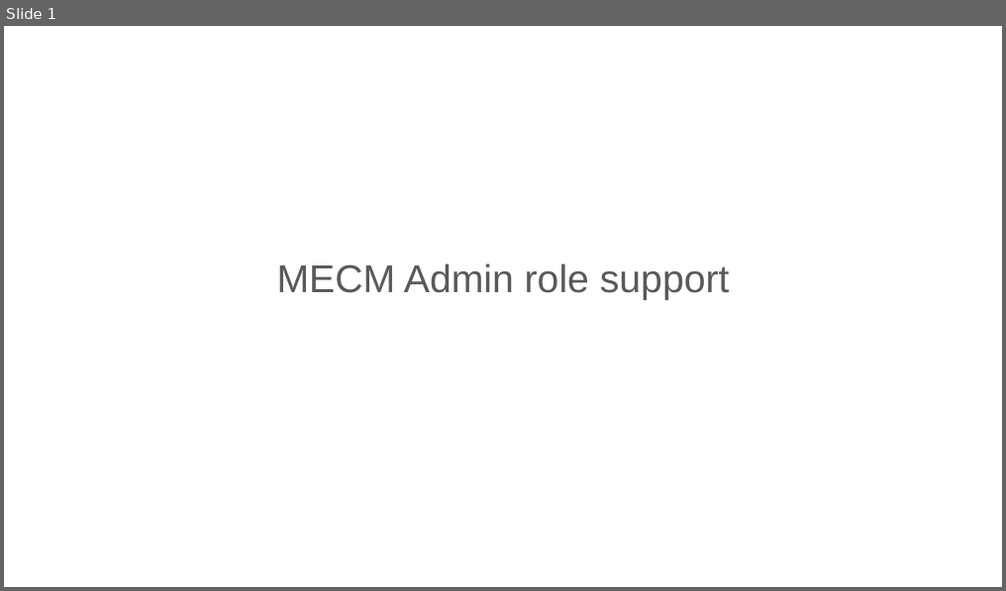
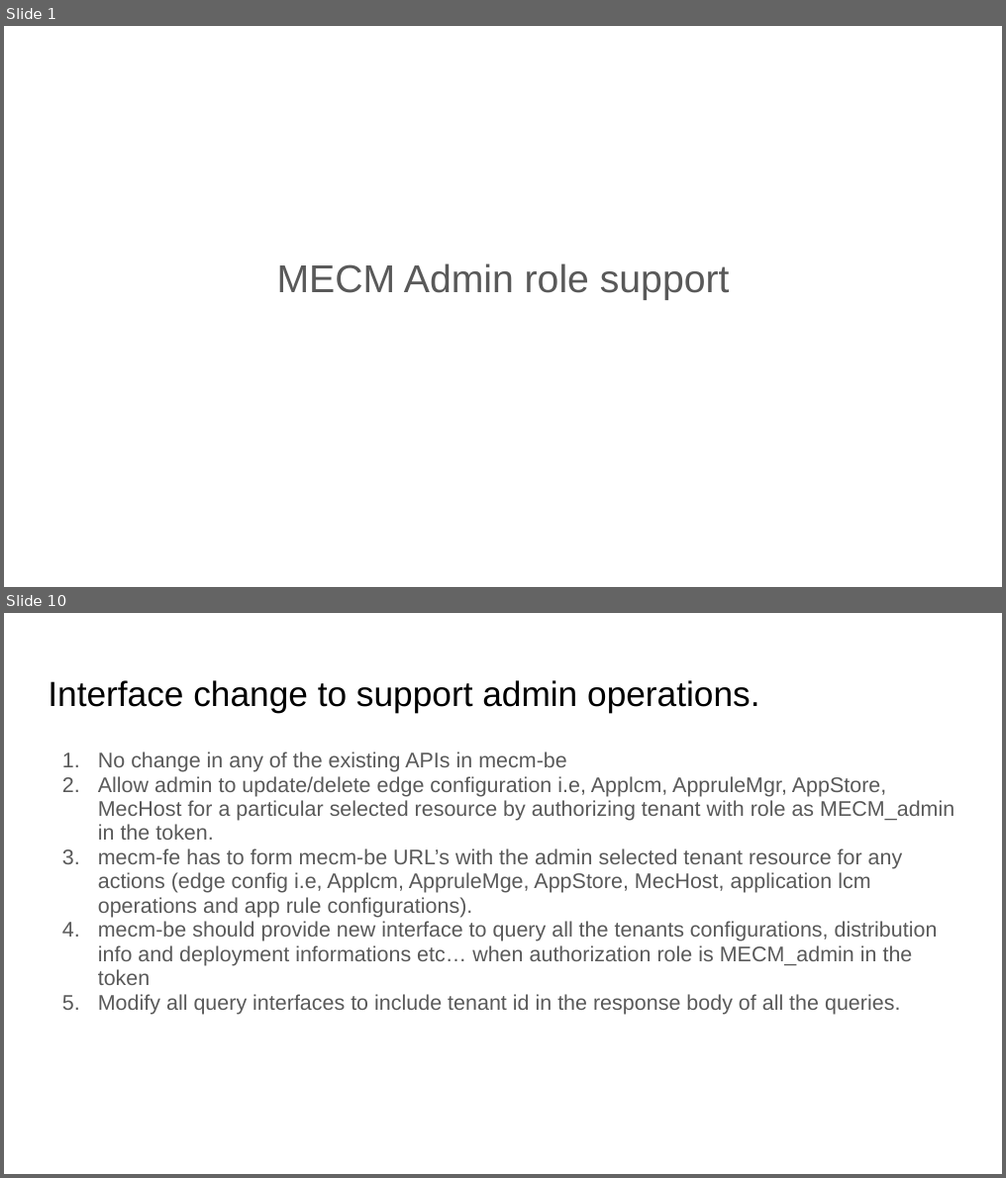
Before and after one commit to EdgeGallery/community, a slide deck: MECM PT/Release V1.1/MECM admin role support.pptx. Shown one above the other, each under a label of ours: slide 1 before the commit, slides 1 and 10 after it; the slides between them are not shown. The pictures are 1006x591 and 1006x1178 pixels, drawn with LibreOffice and Linux fonts; fonts in the diff are those of the drawing. Boxes give left, top, right and bottom in pixels: in the first picture for what was removed or moved away, otherwise in the second. Text is boxed around its words. In the diff, an @@ line names an element or a change of style, - is before the commit and + after.

Commit message:
mecm admin role support

```diff
--- a/MECM PT/Release V1.1/MECM admin role support.pptx
+++ b/MECM PT/Release V1.1/MECM admin role support.pptx
@@ slide 10 added at box(4, 613, 1002, 1174), background #FFFFFF @@
@@ title added at box(48, 680, 759, 712), 25.2 pt, text #000000 @@
+Interface change to support admin operations.
@@ text added at box(98, 752, 954, 1015), 15.3 pt, text #595959 @@
+1. No change in any of the existing APIs in mecm-be
+2. Allow admin to update/delete edge configuration i.e, Applcm, AppruleMgr, AppStore, MecHost for a particular selected resource by authorizing tenant with role as MECM_admin in the token.
+3. mecm-fe has to form mecm-be URL’s with the admin selected tenant resource for any actions (edge config i.e, Applcm, AppruleMge, AppStore, MecHost, application lcm operations and app rule configurations).
+4. mecm-be should provide new interface to query all the tenants configurations, distribution info and deployment informations etc… when authorization role is MECM_admin in the token
+5. Modify all query interfaces to include tenant id in the response body of all the queries.
```
Also in this commit, not shown: 2 slides changed, 10 other slides added, 1 slide removed.
